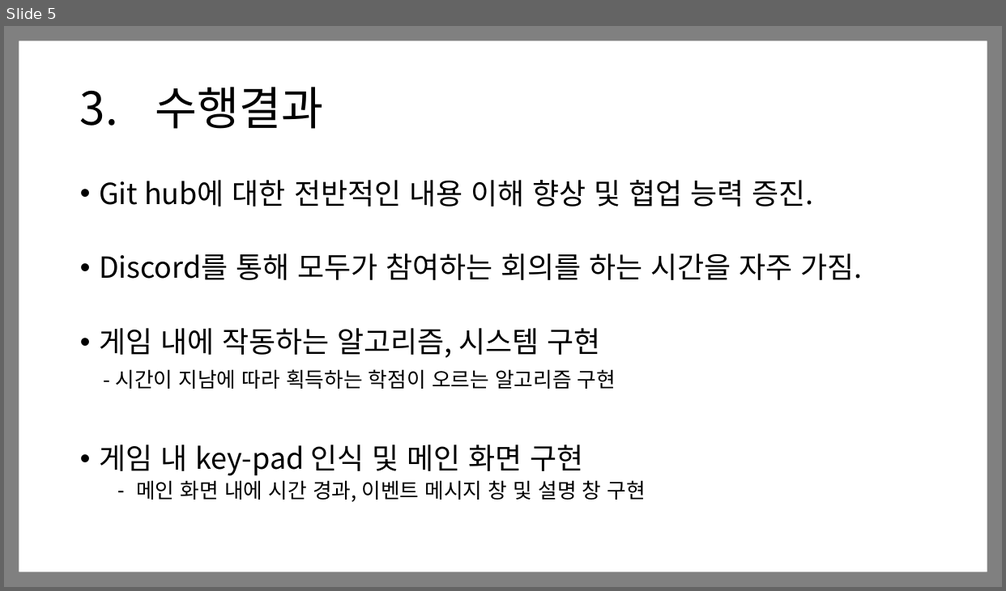
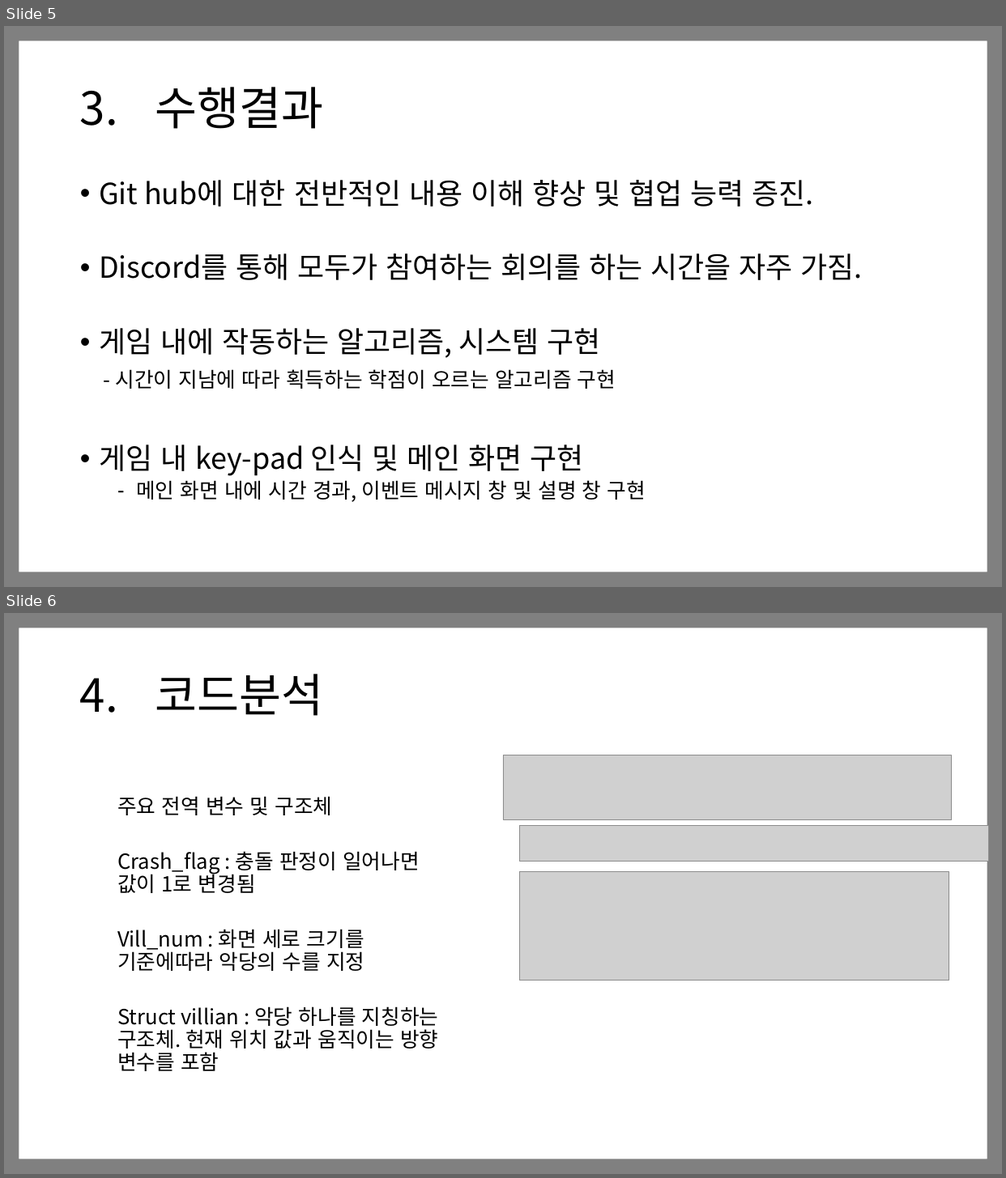
Before and after one commit to Sky-Titan/Team_Oldman, a slide deck: 문서/Team Oldman.pptx. Shown one above the other, each under a label of ours: slide 5 before the commit, slides 5 and 6 after it. The pictures are 1006x591 and 1006x1178 pixels, drawn with LibreOffice and Linux fonts; fonts in the diff are those of the drawing; grey boxes stand for pictures. Boxes give left, top, right and bottom in pixels: in the first picture for what was removed or moved away, otherwise in the second. Text is boxed around its words. In the diff, an @@ line names an element or a change of style, - is before the commit and + after.

Commit message:
ppt 코드 분석 추가

```diff
--- a/문서/Team Oldman.pptx
+++ b/문서/Team Oldman.pptx
@@ slide 6 added at box(4, 613, 1002, 1174), background #FFFFFF @@
@@ frame added at box(4, 613, 1002, 1174), fill #808080 @@
@@ title added at box(80, 674, 323, 716), 44 pt, text #000000 @@
+4. 코드분석
@@ picture added at box(503, 756, 952, 820) @@
@@ text added at box(117, 796, 439, 1071), 20 pt, text #000000 @@
+  주요 전역 변수 및 구조체
+  Crash_flag : 충돌 판정이 일어나면 값이 1로 변경됨
+  Vill_num : 화면 세로 크기를 기준에따라 악당의 수를 지정
+  Struct villian : 악당 하나를 지칭하는 구조체. 현재 위치 값과 움직이는 방향 변수를 포함
@@ picture added at box(520, 825, 988, 862) @@
@@ picture added at box(520, 872, 948, 981) @@
```
Also in this commit, not shown: 4 other slides added, 1 slide removed.
